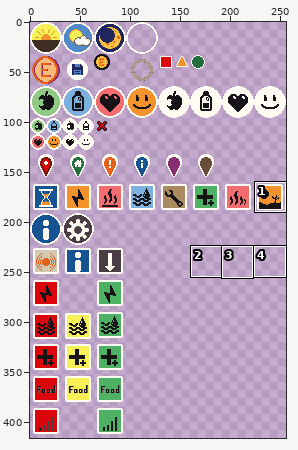
One commit to this pixel-art file: godot/assets/GUI/icons/icons.aseprite. The picture above shows the old version from afar; the outline marks the close-up.
Close-up. Old version:
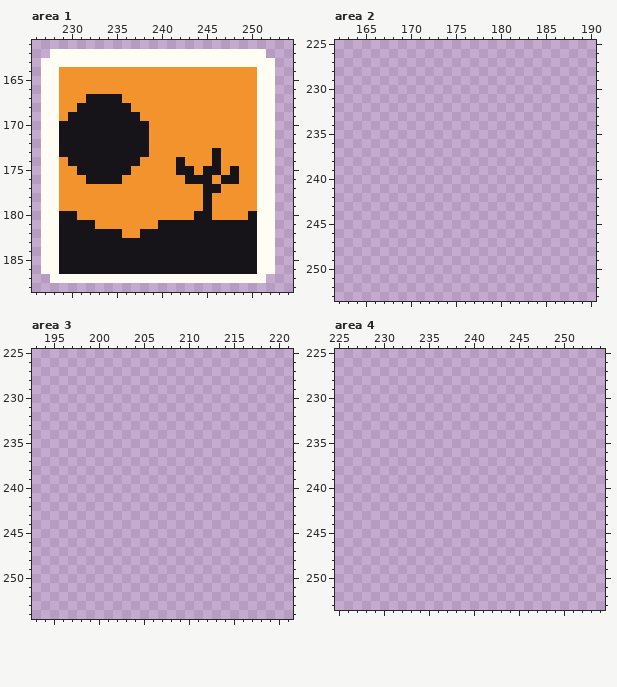
256x416 pixels, 1 frame. Shown: area 1: x 226..254, y 161..188; area 2: x 162..190, y 225..253; area 3: x 193..221, y 225..254; area 4: x 225..254, y 225..253. The commit also changed other parts of the picture, which this record leaves out.
After the commit:
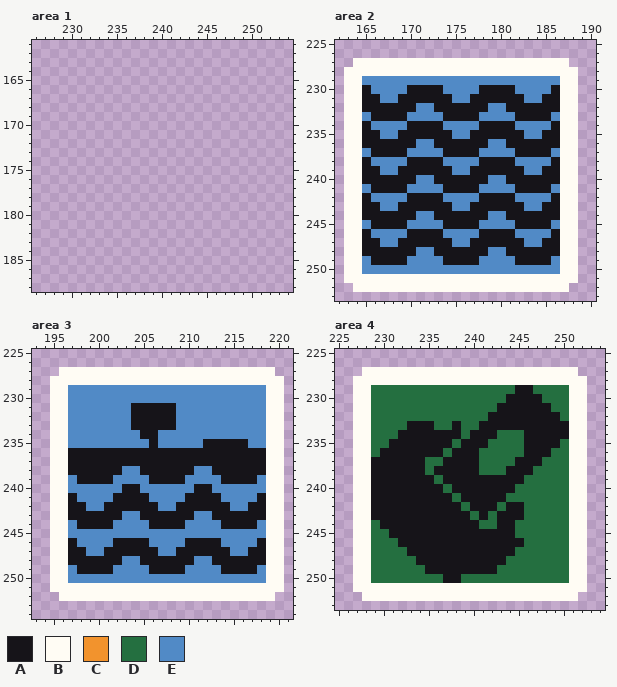
Palette (. is transparent): A #161419  B #fffcf4  C #f2932d  D #246f40  E #518ac6
What changed:
Changed rows in their new state; - is an unchanged pixel.
Area 1, layers "Main", "BG":
first column x 227:
162 -........................-
163 ..........................
164 ..........................
165 ..........................
166 ..........................
167 ..........................
168 ..........................
169 ..........................
170 ..........................
171 ..........................
172 ..........................
173 ..........................
174 ..........................
175 ..........................
176 ..........................
177 ..........................
178 ..........................
179 ..........................
180 ..........................
181 ..........................
182 ..........................
183 ..........................
184 ..........................
185 ..........................
186 ..........................
187 -........................-
Area 2, layers "Main", "BG":
first column x 163:
227 -BBBBBBBBBBBBBBBBBBBBBBBB-
228 BBBBBBBBBBBBBBBBBBBBBBBBBB
229 BBEEEEEEEEEEEEEEEEEEEEEEBB
230 BBAEEEEAAAAEEEEAAAAEEEEABB
231 BBAAEEAAAAAAEEAAAAAAEEAABB
232 BBAAAAAAEEAAAAAAEEAAAAAABB
233 BBEAAAAEEEEAAAAEEEEAAAAEBB
234 BBAEEEEAAAAEEEEAAAAEEEEABB
235 BBAAEEAAAAAAEEAAAAAAEEAABB
236 BBAAAAAAEEAAAAAAEEAAAAAABB
237 BBEAAAAEEEEAAAAEEEEAAAAEBB
238 BBAEEEEAAAAEEEEAAAAEEEEABB
239 BBAAEEAAAAAAEEAAAAAAEEAABB
240 BBAAAAAAEEAAAAAAEEAAAAAABB
241 BBEAAAAEEEEAAAAEEEEAAAAEBB
242 BBAEEEEAAAAEEEEAAAAEEEEABB
243 BBAAEEAAAAAAEEAAAAAAEEAABB
244 BBAAAAAAEEAAAAAAEEAAAAAABB
245 BBEAAAAEEEEAAAAEEEEAAAAEBB
246 BBAEEEEAAAAEEEEAAAAEEEEABB
247 BBAAEEAAAAAAEEAAAAAAEEAABB
248 BBAAAAAAEEAAAAAAEEAAAAAABB
249 BBEAAAAEEEEAAAAEEEEAAAAEBB
250 BBEEEEEEEEEEEEEEEEEEEEEEBB
251 BBBBBBBBBBBBBBBBBBBBBBBBBB
252 -BBBBBBBBBBBBBBBBBBBBBBBB-
Area 3, layers "Main", "BG":
first column x 195:
227 -BBBBBBBBBBBBBBBBBBBBBBBB-
228 BBBBBBBBBBBBBBBBBBBBBBBBBB
229 BBEEEEEEEEEEEEEEEEEEEEEEBB
230 BBEEEEEEEEEEEEEEEEEEEEEEBB
231 BBEEEEEEEAAAAAEEEEEEEEEEBB
232 BBEEEEEEEAAAAAEEEEEEEEEEBB
233 BBEEEEEEEAAAAAEEEEEEEEEEBB
234 BBEEEEEEEEAAEEEEEEEEEEEEBB
235 BBEEEEEEEEEAEEEEEAAAAAEEBB
236 BBAAAAAAAAAAAAAAAAAAAAAABB
237 BBAAAAAAAAAAAAAAAAAAAAAABB
238 BBAAAAAAEEAAAAAAEEAAAAAABB
239 BBEAAAAEEEEAAAAEEEEAAAAEBB
240 BBEEEEEEAAEEEEEEAAEEEEEEBB
241 BBAEEEEAAAAEEEEAAAAEEEEABB
242 BBAAEEAAAAAAEEAAAAAAEEAABB
243 BBAAAAAAEEAAAAAAEEAAAAAABB
244 BBEAAAAEEEEAAAAEEEEAAAAEBB
245 BBEEEEEEEEEEEEEEEEEEEEEEBB
246 BBAEEEEAAAAEEEEAAAAEEEEABB
247 BBAAEEAAAAAAEEAAAAAAEEAABB
248 BBAAAAAAEEAAAAAAEEAAAAAABB
249 BBEAAAAEEEEAAAAEEEEAAAAEBB
250 BBEEEEEEEEEEEEEEEEEEEEEEBB
251 BBBBBBBBBBBBBBBBBBBBBBBBBB
252 -BBBBBBBBBBBBBBBBBBBBBBBB-
Area 4, layers "Main", "BG":
first column x 227:
227 -BBBBBBBBBBBBBBBBBBBBBBBB-
228 BBBBBBBBBBBBBBBBBBBBBBBBBB
229 BBDDDDDDDDDDDDDDDDAADDDDBB
230 BBDDDDDDDDDDDDDDDAAAADDDBB
231 BBDDDDDDDDDDDDDDAAAAAADDBB
232 BBDDDDDDDDDDDDDAAAAAAAADBB
233 BBDDDDAAADDADDAAAAAAAAAABB
234 BBDDDAAAAAAADAAADDDAAAAABB
235 BBDDAAAAAAADAAADDDDAAAADBB
236 BBDAAAAAAADAAADDDDDAAADDBB
237 BBAAAAAADDAAAADDDDAAADDDBB
238 BBAAAAAADAAAAADDDAAADDDDBB
239 BBAAAAAAADAAAAAAAAADDDDDBB
240 BBAAAAAAAADAAAAAAADDDDDDBB
241 BBAAAAAAAAADAAAAADDDDDDDBB
242 BBAAAAAAAAAADAAADAADDDDDBB
243 BBAAAAAAAAAAADADAAADDDDDBB
244 BBDAAAAAAAAAAADDAADDDDDDBB
245 BBDDAAAAAAAAAAAAAADDDDDDBB
246 BBDDDAAAAAAAAAAAAAADDDDDBB
247 BBDDDDAAAAAAAAAAAADDDDDDBB
248 BBDDDDDAAAAAAAAAADDDDDDDBB
249 BBDDDDDDAAAAAAAADDDDDDDDBB
250 BBDDDDDDDDAADDDDDDDDDDDDBB
251 BBBBBBBBBBBBBBBBBBBBBBBBBB
252 -BBBBBBBBBBBBBBBBBBBBBBBB-
Where, in picture pixels (left, top, right, bottom), the same in both close-ups:
erased: (41, 49, 275, 283)
added: (344, 58, 578, 292)
added: (50, 367, 284, 601)
added: (353, 367, 587, 601)
